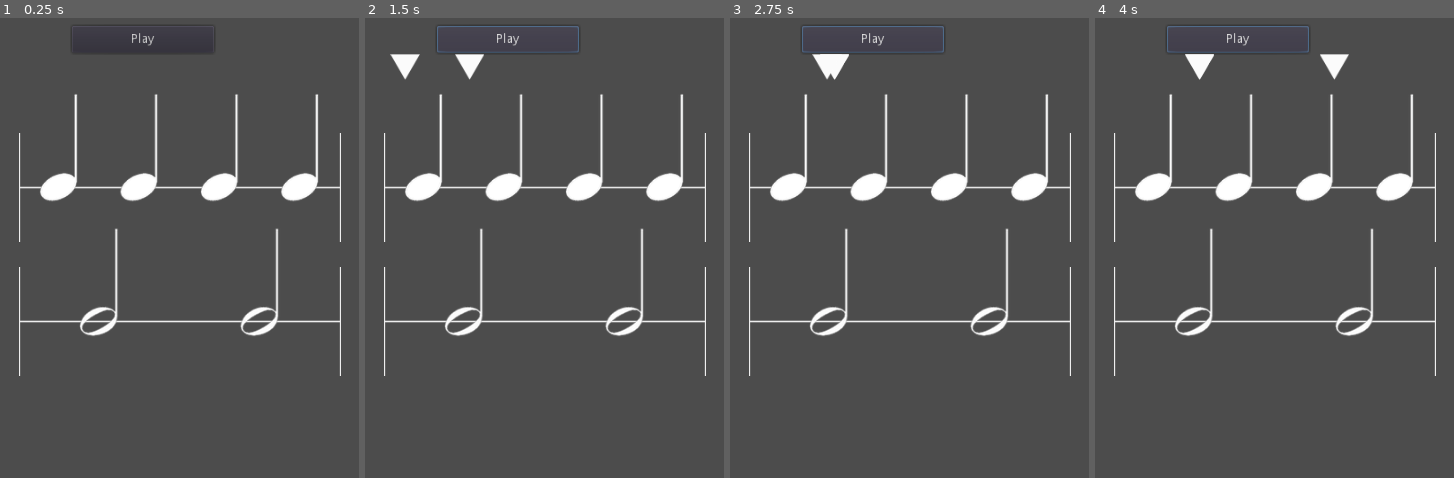
Above: before the commit, frames 1-4 (left to right).
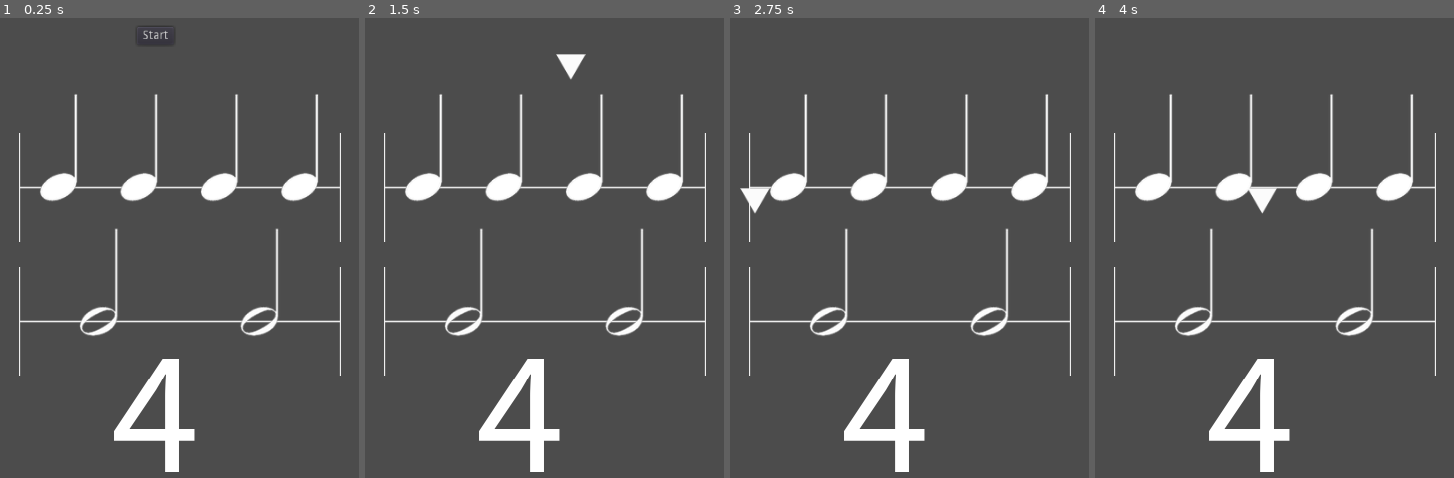
Above: after the commit, the same moments.

Repository: HaMM4R/RhythmTrainGodot
Game: Godot game, scene res://scenes/PlayScene/PlayScene.tscn
The game is run twice, just before and just after one commit, with the same random seed, the same clock (stepped at 60 frames per second) and the same inputs.
Inputs (mouse positions are in pixels of both pictures, inside the frame that each line leads up to):
- Up to frame 1 (0.25 s): no input
- Up to frame 2 (1.5 s): click (508, 41) at 0.5 s, where only the run before the commit has a clickable "Play"; click (508, 41) at 1.25 s, where only the run before the commit has a clickable "Play"
- Up to frame 3 (2.75 s): click (873, 41) at 2 s, where only the run before the commit has a clickable "Play"
- Up to frame 4 (4 s): no input

The runs differ from the first frame. In frame 1, 2.1% of the frame differs, in the area x 31-55%, y 1-99%; in frame 2, 3.0%, in the area x 6-62%, y 1-99%; in frame 3, 2.8%; in frame 4, 3.0%.

Commit message:
Added GUI control + moved start button to GUI

Diff:
--- /dev/null
+++ b/assets/fonts/CountdownFont.tres
@@ -0,0 +1,7 @@
+[gd_resource type="DynamicFont" load_steps=2 format=2]
+
+[ext_resource path="res://assets/fonts/SourceSansPro-Regular.otf" type="DynamicFontData" id=1]
+
+[resource]
+size = 200
+font_data = ExtResource( 1 )
--- /dev/null
+++ b/scenes/PlayScene/GUI.gd
@@ -0,0 +1,23 @@
+extends CanvasLayer
+
+signal start_song
+
+
+# Declare member variables here. Examples:
+# var a = 2
+# var b = "text"
+
+
+# Called when the node enters the scene tree for the first time.
+func _ready():
+	pass # Replace with function body.
+
+
+# Called every frame. 'delta' is the elapsed time since the previous frame.
+#func _process(delta):
+#	pass
+
+
+func _on_StartButton_pressed():
+	$StartButton.hide()
+	emit_signal("start_song")
--- /dev/null
+++ b/scenes/PlayScene/GUI.tscn
@@ -0,0 +1,37 @@
+[gd_scene load_steps=3 format=2]
+
+[ext_resource path="res://assets/fonts/CountdownFont.tres" type="DynamicFont" id=1]
+[ext_resource path="res://scenes/PlayScene/GUI.gd" type="Script" id=2]
+
+[node name="GUI" type="CanvasLayer"]
+script = ExtResource( 2 )
+
+[node name="StartButton" type="Button" parent="."]
+anchor_left = 0.5
+anchor_right = 0.5
+margin_left = -20.5
+margin_top = 20.0
+margin_right = 20.5
+margin_bottom = 20.0
+text = "Start"
+__meta__ = {
+"_edit_use_anchors_": false
+}
+
+[node name="Label" type="Label" parent="."]
+anchor_left = 0.5
+anchor_top = 0.5
+anchor_right = 0.5
+anchor_bottom = 0.5
+margin_left = -49.5
+margin_top = -126.0
+margin_right = 49.5
+margin_bottom = 126.0
+custom_fonts/font = ExtResource( 1 )
+text = "4"
+align = 1
+valign = 1
+__meta__ = {
+"_edit_use_anchors_": false
+}
+[connection signal="pressed" from="StartButton" to="." method="_on_StartButton_pressed"]
--- a/scenes/PlayScene/PlayScene.gd
+++ b/scenes/PlayScene/PlayScene.gd
@@ -127,7 +127,7 @@
 
 	pointer_node = Pointer.instance()
 	add_child(pointer_node)
-	pointer_node.position = Vector2(100, 80)
+	pointer_node.position = Vector2(190, 80)
 	playing = true
 	$MusicPlayer.play()
 
@@ -146,7 +146,7 @@
 		if curPos.x > (100 + 360):
 			pointer_node.position = Vector2(100, 230)
 
-# Button signal to start song
+# Signal signal to start song
 # TODO switch this to when scene is entered
-func _on_PlayButton_pressed():
+func _on_GUI_start_song():
 	play_notes()
--- a/scenes/PlayScene/PlayScene.tscn
+++ b/scenes/PlayScene/PlayScene.tscn
@@ -1,10 +1,11 @@
-[gd_scene load_steps=6 format=2]
+[gd_scene load_steps=7 format=2]
 
 [ext_resource path="res://scenes/PlayScene/PlayScene.gd" type="Script" id=1]
 [ext_resource path="res://assets/music/Misc_Fantasy.ogg" type="AudioStream" id=2]
 [ext_resource path="res://scenes/PlayScene/Pointer.tscn" type="PackedScene" id=3]
 [ext_resource path="res://scenes/PlayScene/Bar.tscn" type="PackedScene" id=4]
 [ext_resource path="res://scenes/PlayScene/Note.tscn" type="PackedScene" id=5]
+[ext_resource path="res://scenes/PlayScene/GUI.tscn" type="PackedScene" id=6]
 
 [node name="StaveTest" type="Node2D"]
 script = ExtResource( 1 )
@@ -12,18 +13,8 @@
 Bar = ExtResource( 4 )
 Pointer = ExtResource( 3 )
 
-[node name="PlayButton" type="Button" parent="."]
-anchor_left = 1.0
-anchor_right = 1.0
-margin_left = 159.05
-margin_top = 19.4875
-margin_right = 318.05
-margin_bottom = 49.4875
-text = "Play"
-__meta__ = {
-"_edit_use_anchors_": false
-}
+[node name="GUI" parent="." instance=ExtResource( 6 )]
 
 [node name="MusicPlayer" type="AudioStreamPlayer" parent="."]
 stream = ExtResource( 2 )
-[connection signal="pressed" from="PlayButton" to="." method="_on_PlayButton_pressed"]
+[connection signal="start_song" from="GUI" to="." method="_on_GUI_start_song"]
Binary file added: assets/fonts/SourceSansPro-Bold.ttf
Binary file added: assets/fonts/SourceSansPro-Regular.otf
